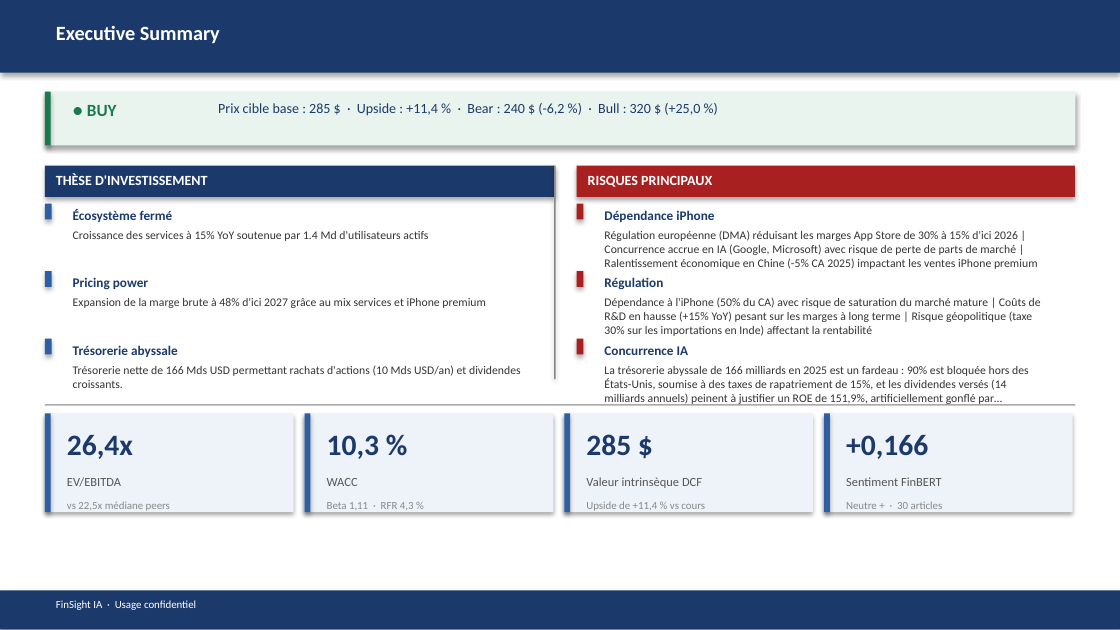
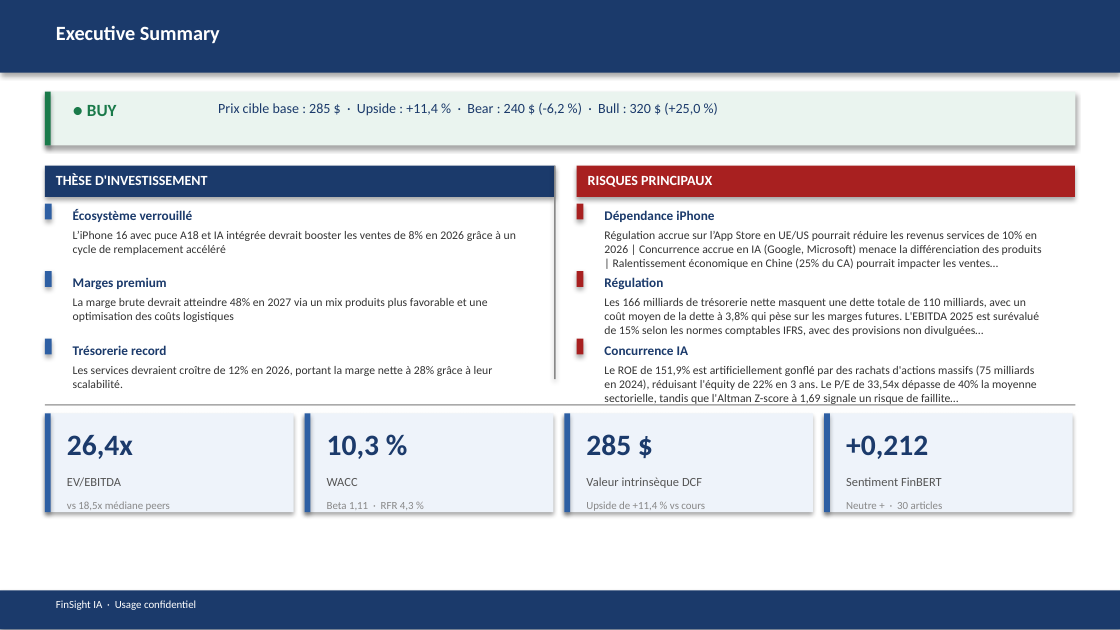
Before and after one commit to baptistejeh07-art/finsight-ia, a slide deck: slide 2 of preview/AAPL/AAPL_pitchbook.pptx. Drawn at 1120x630 pixels with LibreOffice and Linux fonts; fonts in the diff are those of the drawing. Boxes give left, top, right and bottom in pixels: in the first picture for what was removed or moved away, otherwise in the second. Text is boxed around its words. In the diff, an @@ line names an element or a change of style, - is before the commit and + after.

```diff
--- a/preview/AAPL/AAPL_pitchbook.pptx
+++ b/preview/AAPL/AAPL_pitchbook.pptx
@@ text at <box>73,209,193,222</box>: text changed @@
-Écosystème fermé
+Écosystème verrouillé
@@ text at <box>73,231,516,255</box>: text changed @@
-Croissance des services à 15% YoY soutenue par 1.4 Md d'utilisateurs actifs
+L’iPhone 16 avec puce A18 et IA intégrée devrait booster les ventes de 8% en 2026 grâce à un cycle de remplacement accéléré
@@ text at <box>604,231,1042,269</box>: text changed @@
-Régulation européenne (DMA) réduisant les marges App Store de 30% à 15% d'ici 2026 | Concurrence accrue en IA (Google, Microsoft) avec risque de perte de parts de marché | Ralentissement économique en Chine (-5% CA 2025) impactant les ventes iPhone premium
+Régulation accrue sur l’App Store en UE/US pourrait réduire les revenus services de 10% en 2026 | Concurrence accrue en IA (Google, Microsoft) menace la différenciation des produits | Ralentissement économique en Chine (25% du CA) pourrait impacter les ventes…
@@ text at <box>73,298,487,322</box>: text changed @@
-Expansion de la marge brute à 48% d'ici 2027 grâce au mix services et iPhone premium
+La marge brute devrait atteindre 48% en 2027 via un mix produits plus favorable et une optimisation des coûts logistiques
@@ text at <box>73,278,166,290</box>: text changed @@
-Pricing power
+Marges premium
@@ text at <box>604,298,1039,336</box>: text changed @@
-Dépendance à l'iPhone (50% du CA) avec risque de saturation du marché mature | Coûts de R&D en hausse (+15% YoY) pesant sur les marges à long terme | Risque géopolitique (taxe 30% sur les importations en Inde) affectant la rentabilité
+Les 166 milliards de trésorerie nette masquent une dette totale de 110 milliards, avec un coût moyen de la dette à 3,8% qui pèse sur les marges futures. L'EBITDA 2025 est surévalué de 15% selon les normes comptables IFRS, avec des provisions non divulguées…
@@ text at <box>73,345,166,355</box>: text changed @@
-Trésorerie abyssale
+Trésorerie record
@@ text at <box>73,366,493,388</box>: text changed @@
-Trésorerie nette de 166 Mds USD permettant rachats d'actions (10 Mds USD/an) et dividendes croissants.
+Les services devraient croître de 12% en 2026, portant la marge nette à 28% grâce à leur scalabilité.
@@ text at <box>604,365,1037,405</box>: text changed @@
-La trésorerie abyssale de 166 milliards en 2025 est un fardeau : 90% est bloquée hors des États-Unis, soumise à des taxes de rapatriement de 15%, et les dividendes versés (14 milliards annuels) peinent à justifier un ROE de 151,9%, artificiellement gonflé par…
+Le ROE de 151,9% est artificiellement gonflé par des rachats d'actions massifs (75 milliards en 2024), réduisant l'équity de 22% en 3 ans. Le P/E de 33,54x dépasse de 40% la moyenne sectorielle, tandis que l'Altman Z-score à 1,69 signale un risque de faillite…
@@ text at <box>846,435,928,459</box>: text changed @@
-+0,166
++0,212
@@ text at <box>67,501,170,511</box>: text changed @@
-vs 22,5x médiane peers
+vs 18,5x médiane peers
```
Also in this commit, not shown: 12 other slides changed, 4 other files.
